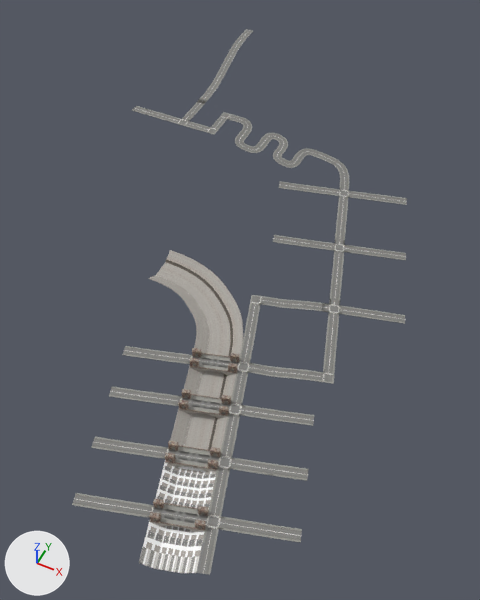
A saved change to the FBX model Assets/Static/City/City1-2/city1-2.fbx.
Both versions are drawn from a 50 mm camera at (25.2, -61.9, 32.1) aimed at (10.2, -31.8, -5.5). Lighting does not change. The marker at lower left points along +X, +Y and +Z. Where no turn or scale is listed for an object, it has been applied to the vertices.

The scene before the commit, as lines of its bpy script (objects in view):
```python
me_mesh_004 = bpy.data.meshes.new('Mesh.004')
me_mesh_004.from_pydata(...)  # 164 vertices, 154 faces; spans x -11.0..471.0, y -8.0..3.0, z -181.0..37.0
me_mesh_004.materials.append(mat_mat_track)
me_mesh_006 = bpy.data.meshes.new('Mesh.006')
me_mesh_006.from_pydata(...)  # 720 vertices, 710 faces; spans x -6.9..6.9, y -10.8..10.8, z -0.8..0.8
me_mesh_006.materials.append(mat_mat_track)
me_mesh_007 = bpy.data.meshes.new('Mesh.007')
me_mesh_007.from_pydata(...)  # 11775 vertices, 9676 faces; spans x -3.25..0.18, y -1.53..0.62, z -0.62..0.75
# faces by material slot: [1196, 8480]
me_mesh_007.materials.append(mat_mat_track)
me_mesh_007.materials.append(mat_mat_bridge_tower)  # picture img_bridge_png
ob_polysurface277 = bpy.data.objects.new('polySurface277', me_mesh_007)
ob_polysurface277.location = (13.08, -37.92, -4.69)
ob_polysurface285 = bpy.data.objects.new('polySurface285', me_mesh_004)
ob_polysurface285.parent = ob_track
ob_polysurface285.location = (1100.0, -482.8, 4204.0)
ob_polysurface285.rotation_euler = (-3.142, 0.597, 0.0)  # degrees (-180, 34, 0)
ob_polysurface285.scale = (-1.0, -1.0, -1.0)
ob_sewer = bpy.data.objects.new('sewer', me_mesh_006)
ob_sewer.location = (10.27, -41.24, -5.13)
# also in view: 'polySurface278' at (12.5, -41.6, -4.8); 'polySurface282' at (7.6, -28.4, -1.9); 'polySurface286' at (7.7, -39.6, -4.7); 'polySurface284' at (9.8, -46.3, -5.0); 'polySurface283' at (10.9, -49.9, -5.2)
```
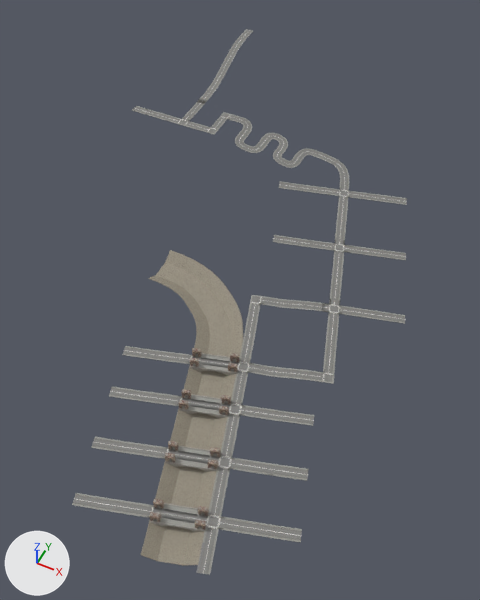
Where the change shows, as pixel boxes (x1, y1, x2, y2) in the pictures (480 x 600 px; the box of a moved part takes in the faces that stretch with it):
'sewer', reshaped: before (139, 250, 243, 573); after (141, 250, 243, 566)
part 1 of me_mesh_006, moved or reshaped: before (139, 530, 203, 573); after (141, 530, 203, 566)
part 2 of me_mesh_006, recoloured: (147, 250, 243, 540) in both
part 3 of me_mesh_007, deleted: before (191, 353, 237, 373)

Patch to the scene script:
```diff
--- a/Assets/Static/City/City1-2/city1-2.fbx.py
+++ b/Assets/Static/City/City1-2/city1-2.fbx.py
@@ img_sewer_png @@
+img_sewer_png = load_image('sewer.png', 'Textures/sewer.png', 2048, 2048, 'sRGB')
@@ mat_mat_sewer @@
+mat_mat_sewer = principled_material('mat_sewer')
+mat_mat_sewer.texture = img_sewer_png
+mat_mat_sewer.roughness = 0.749
@@ me_mesh_006 @@
 # used by ob_sewer; location = (10.27, -41.24, -5.13)
-me_mesh_006.from_pydata(...)  # 720 vertices, 710 faces; spans x -6.9..6.9, y -10.8..10.8, z -0.8..0.8
+me_mesh_006.from_pydata(...)  # 720 vertices, 702 faces; spans x -6.9..6.8, y -10.4..10.8, z -0.7..0.8
+# me_mesh_006 part 1
+# 14 vertices are removed from x 4.1..6.5, y -10.7..-10.0, z -0.8..-0.4
+# 24 faces are deleted
+# 7 vertices in x 3.9..6.2, y -9.8..-9.1, z -0.7..-0.4 move by (-0.1, 0.2, 0.0)
+# 6 vertices in x 3.5..6.6, y -10.0..-9.0, z -0.7..-0.1 move by (-0.1, 0.3, 0.0)
+# 4 vertices in x 4.3..6.6, y -9.7..-9.0, z -0.7..-0.2 move by (0.0, 0.3, 0.0)
+# 5 vertices move from x 3.7..6.9, y -10.8..-9.2, z -0.7..-0.2 to x 3.6..6.8, y -10.4..-9.0, z -0.7..-0.1
+# 3 vertices are added at (6.3, -9.5, -0.5), (4.0, -10.3, -0.5), (4.0, -10.2, -0.4)
+# 11 new vertices lie (0.2, -0.7, 0.0) away from vertices in x 4.3..6.2, y -9.7..-9.1, z -0.7..-0.4
+# 16 new faces join them
+# me_mesh_006 part 2: 686 faces spanning x -6.9..6.8, y -10.4..10.8, z -0.7..0.8 switch from mat_mat_track to mat_mat_sewer (picture img_sewer_png)
@@ me_mesh_007 @@
 # used by ob_polysurface277; location = (13.08, -37.92, -4.69)
-me_mesh_007.from_pydata(...)  # 11775 vertices, 9676 faces; spans x -3.25..0.18, y -1.53..0.62, z -0.62..0.75
+me_mesh_007.from_pydata(...)  # 8459 vertices, 8420 faces; spans x -1.72..1.72, y -1.07..1.07, z -0.7..0.7
+# me_mesh_007 part 3: 106 loose pieces with 9894 vertices, spanning x -3.24..0.18, y -1.51..0.57, z -0.02..0.13, are deleted
 me_mesh_007.materials.append(mat_mat_track)
```
